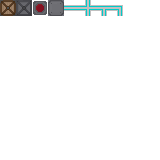
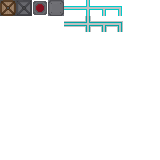
Layered file, before and after one edit (160x160). Changes by layer:
painted on "Layer" over [64, 0, 123, 32]
